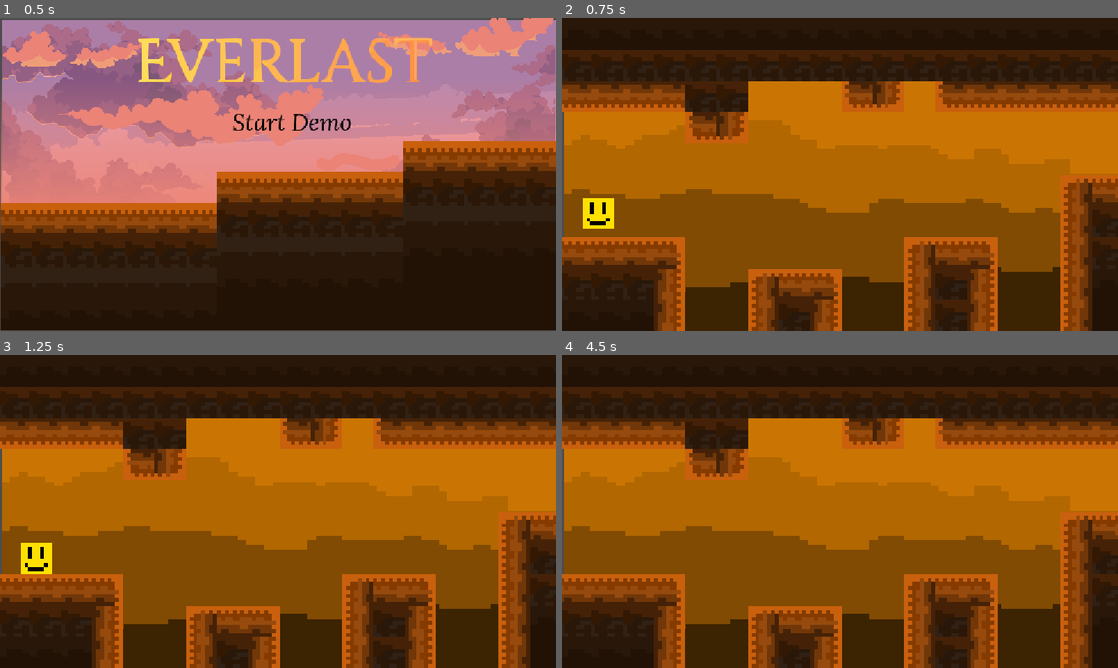
Above: before the commit, frames 1-4 (two rows, left to right).
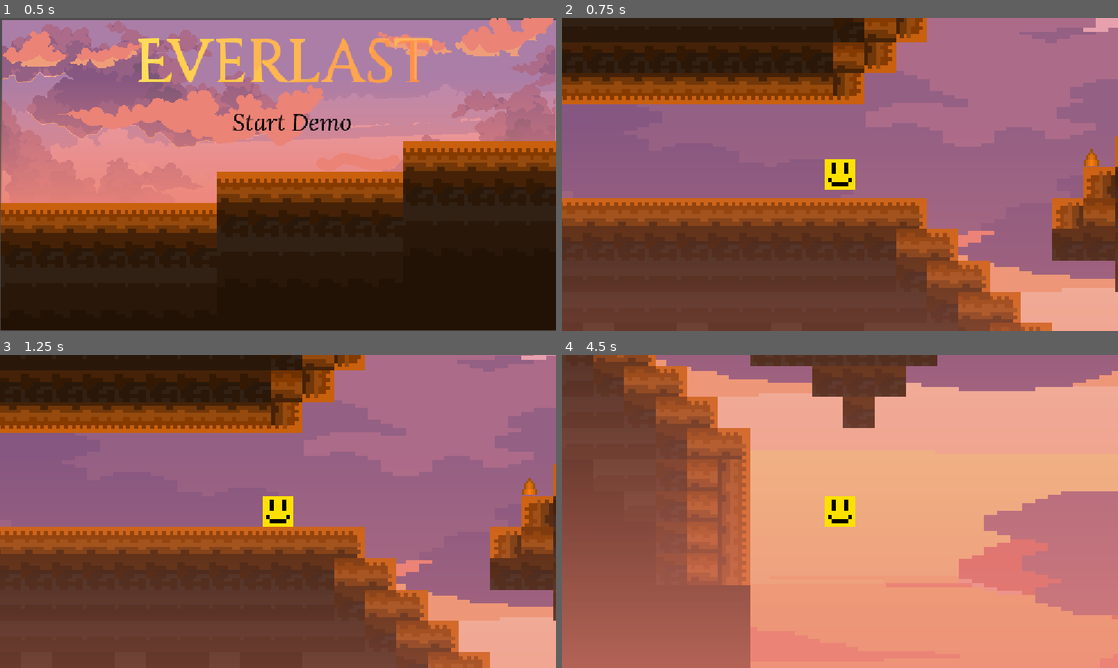
Above: after the commit, the same moments.

Repository: sirtajdev/Everlast
Game: Godot game, scene res://node_2d.tscn
Two runs of this game, one before a commit and one after it. Both use one fixed random seed, a clock stepped at 60 frames per second and the inputs below.
Inputs:
- Up to frame 1 (0.5 s): no input
- Up to frame 2 (0.75 s): click "Start Demo" at 0.5 s
- Up to frame 3 (1.25 s): no input
- Up to frame 4 (4.5 s): tap Enter at 1.25 s; hold D (move_right) 1.28-2.78 s; tap E (gravity_switch) every 0.75 s from 1.35 to 4.35 s; tap Space (jump) at 1.52, 2.27, 3.77 s; hold A (move_left) 2.78-3.53 s; hold D (move_right) from 3.53 s (still down)

Frame 1 is identical in both runs. In frame 2, 88% of the frame differs, in the area x 0-100%, y 0-100%; in frame 3, 90%; in frame 4, 100%.

Commit message:
f

Diff:
--- a/everlast/game.gd
+++ b/everlast/game.gd
@@ -3,6 +3,7 @@
 var antigravity = preload("res://antigravity.tscn")
 var teleporation = preload("res://teleportation.tscn")
 # Called when the node enters the scene tree for the first time.
+var camera = Camera2D.new()
 func _ready() -> void:
 	if(KillZone.deaths == 3):
 		KillZone.deaths = 0
@@ -12,17 +13,20 @@
 		add_child(normal)
 		normal.collision_layer = 2
 		normal.collision_mask = 1
+		normal.add_child(camera)
 	if(KillZone.deaths == 1):
 		antigravity = antigravity.instantiate()
 		antigravity.position = Vector2(-233,227)
 		add_child(antigravity)
 		antigravity.collision_layer = 2
 		antigravity.collision_mask = 1
+		antigravity.add_child(camera)
 	if(KillZone.deaths == 2):
 		teleporation = teleporation.instantiate()
 		teleporation.position = Vector2(-233,227)
 		add_child(teleporation)
 		teleporation.collision_layer = 2
 		teleporation.collision_mask = 1
+		teleporation.add_child(camera)
 
 		# Replace with function body
--- a/everlast/killzone.gd
+++ b/everlast/killzone.gd
@@ -4,7 +4,7 @@
 static var deaths = 0
 func _on_body_entered(body):
 	print("You Died!")
-	body.get_node("CollisionShape2D").queue_free()
+
 	body.alive=false
 	print(deaths)
 	deaths += 1
--- a/everlast/level2.tscn
+++ b/everlast/level2.tscn
@@ -1,14 +1,14 @@
 [gd_scene format=4 uid="uid://cwg34pfhtbjch"]
 
+[ext_resource type="Script" uid="uid://8rgt7pcp7as5" path="res://game.gd" id="1_jifot"]
 [ext_resource type="Texture2D" uid="uid://dyb6657oq1q6a" path="res://assets/Ground-SS.png" id="1_r40rm"]
-[ext_resource type="PackedScene" uid="uid://bah7i1ommxn2o" path="res://antigravity.tscn" id="2_6q4t8"]
 [ext_resource type="Texture2D" uid="uid://ca8yv6pqhbdyy" path="res://assets/spikess.png" id="2_8tcn8"]
 [ext_resource type="Texture2D" uid="uid://bkioaaahoqi6k" path="res://assets/castle-pixel-art-115630888940qtbur9vvl-Photoroom.png" id="3_rmy57"]
 [ext_resource type="Texture2D" uid="uid://qy1srycklei2" path="res://1.png" id="4_8i3m3"]
 [ext_resource type="Texture2D" uid="uid://kbdwg3p20sst" path="res://2.png" id="5_rmy57"]
 [ext_resource type="Texture2D" uid="uid://cicalqonx0sgq" path="res://3.png" id="6_qulpo"]
 [ext_resource type="Texture2D" uid="uid://mpghvvrjd0b5" path="res://4.png" id="7_jifot"]
-[ext_resource type="Script" uid="uid://2qlvq5v8k1ta" path="res://trampoline.gd" id="9_qulpo"]
+[ext_resource type="PackedScene" uid="uid://cw17pwt0gral4" path="res://killzone.tscn" id="9_qulpo"]
 
 [sub_resource type="TileSetAtlasSource" id="TileSetAtlasSource_8tcn8"]
 texture = ExtResource("1_r40rm")
@@ -57,11 +57,12 @@
 [sub_resource type="TileSet" id="TileSet_qd1ji"]
 sources/1 = SubResource("TileSetAtlasSource_r6vdu")
 
-[sub_resource type="RectangleShape2D" id="RectangleShape2D_28217"]
-size = Vector2(14659, 1759.5)
+[sub_resource type="RectangleShape2D" id="RectangleShape2D_74thi"]
+size = Vector2(16011, 20)
 
 [node name="Node2D" type="Node2D" unique_id=1668333357]
 position = Vector2(307, 162)
+script = ExtResource("1_jifot")
 
 [node name="Ground" type="TileMapLayer" parent="." unique_id=1756158106]
 position = Vector2(12, 29)
@@ -107,18 +108,20 @@
 scale = Vector2(26.413193, 8.253086)
 texture = ExtResource("7_jifot")
 
-[node name="antigravity" parent="." unique_id=1721212661 instance=ExtResource("2_6q4t8")]
-position = Vector2(-233, 227)
+[node name="Killzone" parent="." unique_id=2141632229 instance=ExtResource("9_qulpo")]
+position = Vector2(701, 1556)
+collision_layer = 3
+collision_mask = 3
 
-[node name="Camera2D" type="Camera2D" parent="antigravity" unique_id=1893433540]
-position = Vector2(0.5, 0.125)
-zoom = Vector2(0.8, 0.8)
+[node name="CollisionShape2D" type="CollisionShape2D" parent="Killzone" unique_id=729621268]
+position = Vector2(5635.5, 0)
+shape = SubResource("RectangleShape2D_74thi")
 
-[node name="Trampoline" type="Area2D" parent="." unique_id=1375048720]
-position = Vector2(376, 556)
-script = ExtResource("9_qulpo")
+[node name="Killzone2" parent="." unique_id=1505690075 instance=ExtResource("9_qulpo")]
+position = Vector2(881, -1645)
+collision_layer = 3
+collision_mask = 3
 
-[node name="CollisionShape2D" type="CollisionShape2D" parent="Trampoline" unique_id=1604301728]
-position = Vector2(7113.5, 1538.75)
-shape = SubResource("RectangleShape2D_28217")
-script = ExtResource("9_qulpo")
+[node name="CollisionShape2D" type="CollisionShape2D" parent="Killzone2" unique_id=1150092168]
+position = Vector2(5635.5, 0)
+shape = SubResource("RectangleShape2D_74thi")
--- a/everlast/new_game_button.gd
+++ b/everlast/new_game_button.gd
@@ -5,6 +5,6 @@
 
 
 func _on_pressed() -> void:
-	get_tree().change_scene_to_file("res://world.tscn")
+	get_tree().change_scene_to_file("res://level2.tscn")
 	print("done")
 	pass # Replace with function body.
Not shown, added: everlast/export_presets.cfg
